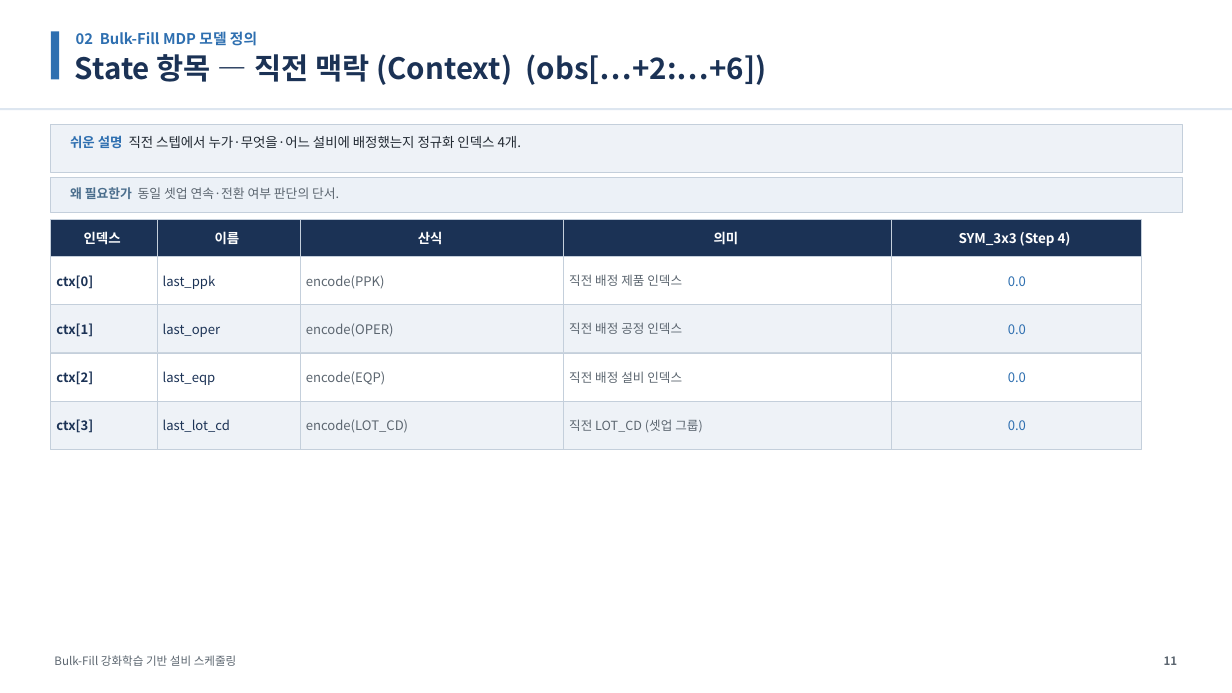
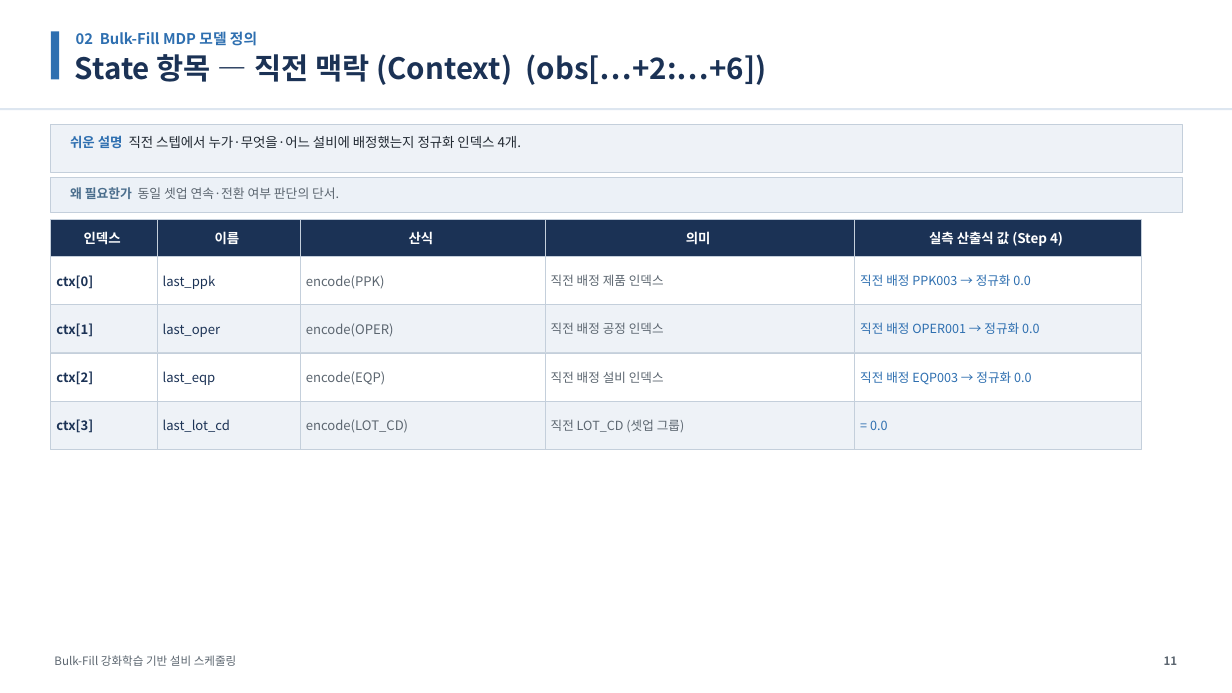
Before and after one commit to relighting123/pjt_scheduling, a slide deck: slide 11 of docs/BulkFill_스케줄링_발표자료.pptx. Drawn at 1232x693 pixels with LibreOffice and Linux fonts; fonts in the diff are those of the drawing. Boxes give left, top, right and bottom in pixels: in the first picture for what was removed or moved away, otherwise in the second. Text is boxed around its words. In the diff, an @@ line names an element or a change of style, - is before the commit and + after.

```diff
--- a/docs/BulkFill_스케줄링_발표자료.pptx
+++ b/docs/BulkFill_스케줄링_발표자료.pptx
@@ rectangle "산식": place and size @@
-rectangle "산식" at <box>300,220,564,257</box>
+rectangle "산식" at <box>300,220,545,257</box>
@@ rectangle "의미": place and size @@
-rectangle "의미" at <box>564,220,892,257</box>
+rectangle "의미" at <box>545,220,855,257</box>
@@ rectangle "실측 산출식 값 (Step 4)": place and size @@
-rectangle "실측 산출식 값 (Step 4)" at <box>892,220,1141,257</box>
+rectangle "실측 산출식 값 (Step 4)" at <box>855,220,1141,257</box>
@@ text in rectangle at <box>929,231,1063,246</box>: text changed @@
-SYM_3x3 (Step 4)
+실측 산출식 값 (Step 4)
@@ rectangle "encode(PPK)": place and size @@
-rectangle "encode(PPK)" at <box>300,257,564,305</box>
+rectangle "encode(PPK)" at <box>300,257,545,305</box>
@@ rectangle "직전 배정 제품 인덱스": place and size @@
-rectangle "직전 배정 제품 인덱스" at <box>564,257,892,305</box>
+rectangle "직전 배정 제품 인덱스" at <box>545,257,855,305</box>
@@ rectangle "직전 배정 PPK003 → 정규화 ...": place and size @@
-rectangle "직전 배정 PPK003 → 정규화 ..." at <box>892,257,1141,305</box>
+rectangle "직전 배정 PPK003 → 정규화 ..." at <box>855,257,1141,305</box>
@@ text in rectangle at <box>860,274,1030,286</box>: text changed; size 10.2 to 9.8 pt @@
-0.0
+직전 배정 PPK003 → 정규화 0.0
@@ rectangle "encode(OPER)": place and size @@
-rectangle "encode(OPER)" at <box>300,305,564,353</box>
+rectangle "encode(OPER)" at <box>300,305,545,353</box>
@@ rectangle "직전 배정 공정 인덱스": place and size @@
-rectangle "직전 배정 공정 인덱스" at <box>564,305,892,353</box>
+rectangle "직전 배정 공정 인덱스" at <box>545,305,855,353</box>
@@ rectangle "직전 배정 OPER001 → 정규화 ...": place and size @@
-rectangle "직전 배정 OPER001 → 정규화 ..." at <box>892,305,1141,353</box>
+rectangle "직전 배정 OPER001 → 정규화 ..." at <box>855,305,1141,353</box>
@@ text in rectangle at <box>860,322,1039,334</box>: text changed; size 10.2 to 9.8 pt @@
-0.0
+직전 배정 OPER001 → 정규화 0.0
@@ rectangle "encode(EQP)": place and size @@
-rectangle "encode(EQP)" at <box>300,353,564,401</box>
+rectangle "encode(EQP)" at <box>300,353,545,401</box>
@@ rectangle "직전 배정 설비 인덱스": place and size @@
-rectangle "직전 배정 설비 인덱스" at <box>564,353,892,401</box>
+rectangle "직전 배정 설비 인덱스" at <box>545,353,855,401</box>
@@ rectangle "직전 배정 EQP003 → 정규화 ...": place and size @@
-rectangle "직전 배정 EQP003 → 정규화 ..." at <box>892,353,1141,401</box>
+rectangle "직전 배정 EQP003 → 정규화 ..." at <box>855,353,1141,401</box>
@@ text in rectangle at <box>860,371,1031,385</box>: text changed; size 10.2 to 9.8 pt @@
-0.0
+직전 배정 EQP003 → 정규화 0.0
@@ rectangle "encode(LOT_CD)": place and size @@
-rectangle "encode(LOT_CD)" at <box>300,401,564,449</box>
+rectangle "encode(LOT_CD)" at <box>300,401,545,449</box>
@@ rectangle "직전 LOT_CD (셋업 그룹)": place and size @@
-rectangle "직전 LOT_CD (셋업 그룹)" at <box>564,401,892,449</box>
+rectangle "직전 LOT_CD (셋업 그룹)" at <box>545,401,855,449</box>
@@ rectangle "= 0.0": place and size @@
-rectangle "= 0.0" at <box>892,401,1141,449</box>
+rectangle "= 0.0" at <box>855,401,1141,449</box>
@@ text in rectangle at <box>870,420,887,430</box>: text changed; size 10.2 to 9.8 pt @@
-0.0
+= 0.0
```
Also in this commit, not shown: 4 other slides changed, 2 other files.
